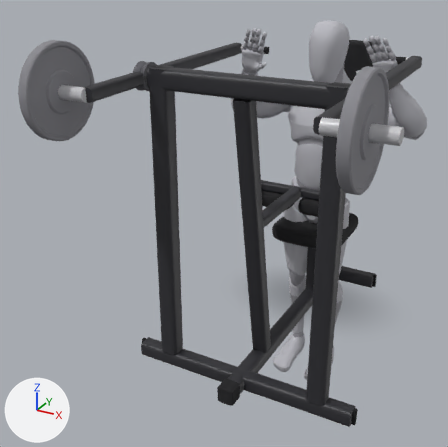
Before and after pictures for a commit that changed the glTF model app/src/main/assets/mannequins/machine_pulldown.glb.
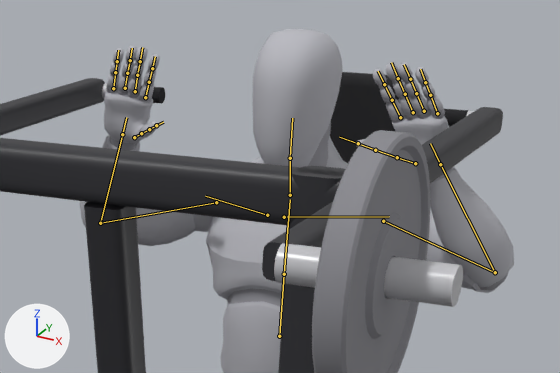
Each version is shown whole from a 50 mm camera at (1.0, -2.81, 1.73) aimed at (-0.23, -0.57, 0.61), then close up on the part from 43% to 100% of the width and 2% to 39% of the height. The axes (+X, +Y, +Z) are drawn at lower left. The lights are the same throughout. The last two pictures show the newer version. Both versions are drawn at frame 14 of the action 'lowering'; the numbers are the values there. The bones that change, and the others that lie on the model, are drawn over the model as lines in the close-ups.

In view in the first close-up: 'body', 'body_1', 'pulldown_machine_17', 'pulldown_machine_20', 'pulldown_machine_27', 'pulldown_machine_30', 'pulldown_machine_31', 'pulldown_machine_32', 'pulldown_machine_33', 'pulldown_machine_35', 'pulldown_machine_37' and 3 more.
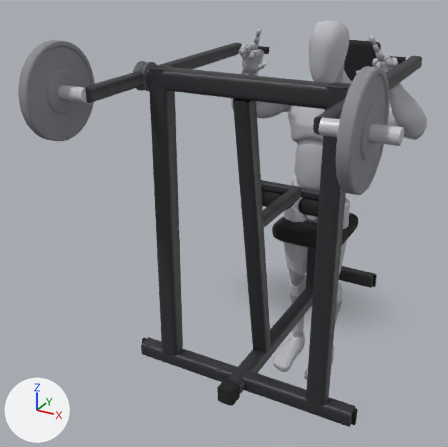
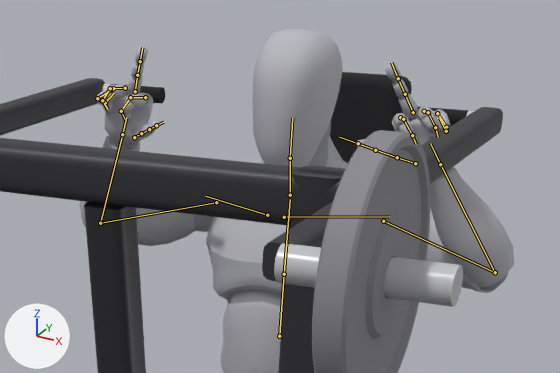
Pixel boxes [x1, y1, x2, y2] of what changed, in the close-ups (560 x 373 px):
'body', posed: [80, 29, 514, 373] in both
'body_1', posed: before [106, 60, 508, 308]; after [96, 62, 508, 308]
bone 'index_01_l', root to tip: before (400, 117) to (392, 100); after (400, 117) to (403, 119)
bone 'index_02_l', root to tip: before (392, 100) to (384, 84); after (403, 119) to (412, 135)
bone 'index_03_l', root to tip: before (384, 84) to (378, 71); after (412, 135) to (416, 144)
bone 'pinky_01_l', root to tip: before (437, 113) to (430, 95); after (437, 113) to (446, 127)
bone 'pinky_02_l', root to tip: before (430, 95) to (425, 82); after (446, 127) to (446, 131)
bone 'pinky_03_l', root to tip: before (425, 82) to (420, 69); after (446, 131) to (439, 118)
bone 'ring_01_l', root to tip: before (424, 111) to (416, 93); after (424, 111) to (428, 112)
bone 'ring_02_l', root to tip: before (416, 93) to (410, 79); after (428, 112) to (435, 127)
bone 'ring_03_l', root to tip: before (410, 79) to (404, 64); after (435, 127) to (438, 137)
bone 'index_01_r', root to tip: before (145, 97) to (149, 82); after (145, 97) to (130, 97)
bone 'index_02_r', root to tip: before (149, 82) to (152, 68); after (130, 97) to (121, 111)
bone 'index_03_r', root to tip: before (152, 68) to (155, 56); after (121, 111) to (125, 119)
bone 'pinky_01_r', root to tip: before (113, 88) to (115, 72); after (113, 88) to (97, 98)
bone 'pinky_02_r', root to tip: before (115, 72) to (117, 61); after (97, 98) to (105, 103)
bone 'pinky_03_r', root to tip: before (117, 61) to (118, 50); after (105, 103) to (114, 93)
bone 'ring_01_r', root to tip: before (125, 88) to (127, 73); after (125, 88) to (110, 88)
bone 'ring_02_r', root to tip: before (127, 73) to (130, 60); after (110, 88) to (102, 100)
bone 'ring_03_r', root to tip: before (130, 60) to (132, 48); after (102, 100) to (107, 109)

What the commit changed:
Bone 'index_01_l' (bone_index_01_l) turns from (0, 0, 0) to (56, 20, -36) degrees about its own x, y and z.
Bone 'index_02_l' (bone_index_02_l) turns from (0, 0, 0) to (60, 22, -38) degrees about its own x, y and z.
Bone 'index_03_l' (bone_index_03_l) turns from (0, 0, 0) to (45, 13, -30) degrees about its own x, y and z.
Bone 'pinky_01_l' (bone_pinky_01_l) turns from (0, 0, 0) to (83, 39, -44) degrees about its own x, y and z.
Bone 'pinky_02_l' (bone_pinky_02_l) turns from (0, 0, 0) to (89, 44, -45) degrees about its own x, y and z.
Bone 'pinky_03_l' (bone_pinky_03_l) turns from (0, 0, 0) to (66, 26, -40) degrees about its own x, y and z.
Bone 'ring_01_l' (bone_ring_01_l) turns from (0, 0, 0) to (56, 20, -36) degrees about its own x, y and z.
Bone 'ring_02_l' (bone_ring_02_l) turns from (0, 0, 0) to (60, 22, -38) degrees about its own x, y and z.
Bone 'ring_03_l' (bone_ring_03_l) turns from (0, 0, 0) to (45, 13, -30) degrees about its own x, y and z.
Bone 'index_01_r' (bone_index_01_r) turns from (0, 0, 0) to (56, -20, 36) degrees about its own x, y and z.
Bone 'index_02_r' (bone_index_02_r) turns from (0, 0, 0) to (60, -22, 38) degrees about its own x, y and z.
Bone 'index_03_r' (bone_index_03_r) turns from (0, 0, 0) to (45, -13, 30) degrees about its own x, y and z.
Bone 'pinky_01_r' (bone_pinky_01_r) turns from (0, 0, 0) to (83, -39, 44) degrees about its own x, y and z.
Bone 'pinky_02_r' (bone_pinky_02_r) turns from (0, 0, 0) to (89, -44, 45) degrees about its own x, y and z.
Bone 'pinky_03_r' (bone_pinky_03_r) turns from (0, 0, 0) to (66, -26, 40) degrees about its own x, y and z.
Bone 'ring_01_r' (bone_ring_01_r) turns from (0, 0, 0) to (56, -20, 36) degrees about its own x, y and z.
Bone 'ring_02_r' (bone_ring_02_r) turns from (0, 0, 0) to (60, -22, 38) degrees about its own x, y and z.
Bone 'ring_03_r' (bone_ring_03_r) turns from (0, 0, 0) to (45, -13, 30) degrees about its own x, y and z.
